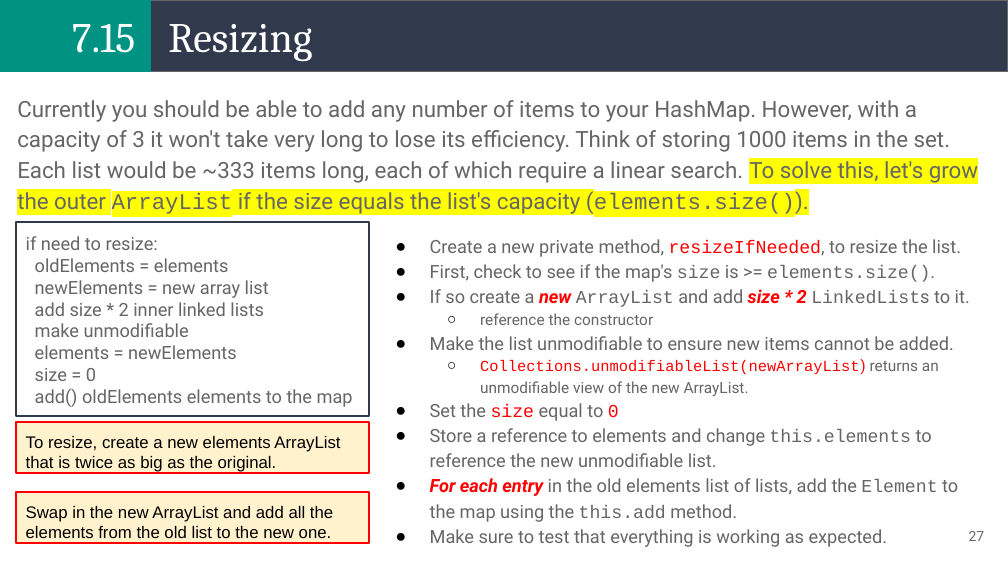
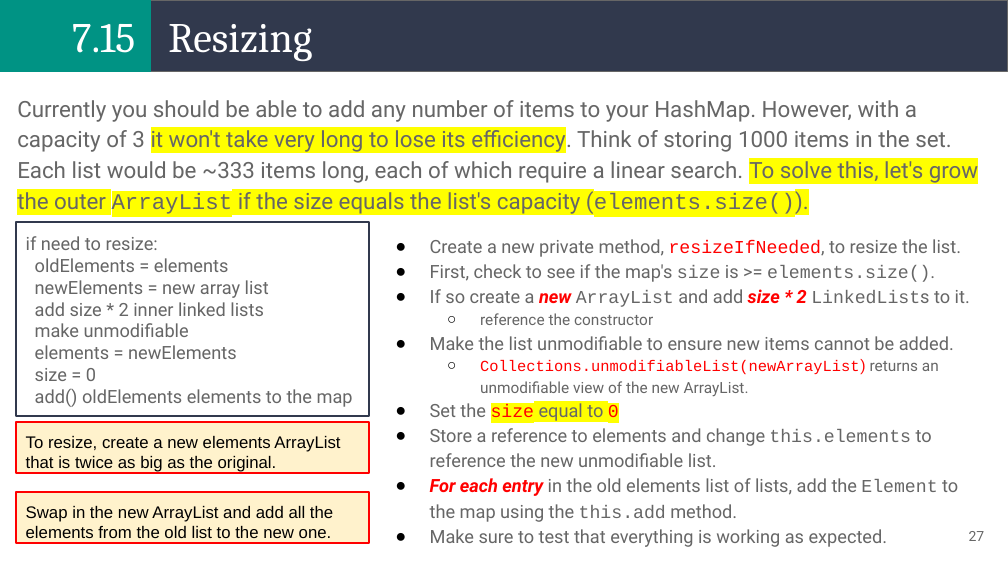
Before and after one commit to alam-tanweer/DailyFolder, a slide deck: slide 27 of CourseContent/Unit 07_ Data Structure III/tanweer/07_ Data Structures III - ta.pptx. Drawn at 1008x567 pixels with LibreOffice and Linux fonts; fonts in the diff are those of the drawing. Boxes give left, top, right and bottom in pixels: in the first picture for what was removed or moved away, otherwise in the second. Text is boxed around its words. In the diff, an @@ line names an element or a change of style, - is before the commit and + after.

```diff
--- a/CourseContent/Unit 07_ Data Structure III/tanweer/07_ Data Structures III - ta.pptx
+++ b/CourseContent/Unit 07_ Data Structure III/tanweer/07_ Data Structures III - ta.pptx
@@ text "Currently you should be able ..." at (x1=17, y1=100, x2=978, y2=216): highlight none to #FFFF00 in "it won't take very long to lose ..." @@
@@ text at (x1=430, y1=403, x2=619, y2=423): highlight none to #FFFF00 in "size equal to 0" @@
```
Also in this commit, not shown: 6 other slides changed, 22 other files.
